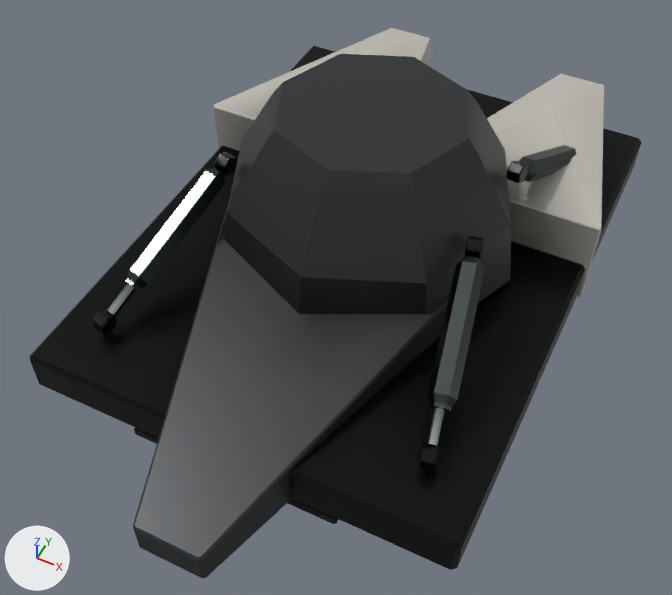
The glTF model assets/export/models/frame.foot.glb: old version first, new version second.
The view is the same before and after, from a camera (50 mm lens) standing at (1.32, -2.99, 2.94) and looking at (0.01, -0.38, -0.32). Every picture has the same lights, and +X, +Y and +Z are marked at lower left. The first picture is the older version.

The older version as bpy lines, for what is in view:
```python
ob_mesh_0 = bpy.data.objects.new('Mesh_0', me_mesh_0)
ob_mesh_0.location = (0.0, 0.0, 0.0)
```
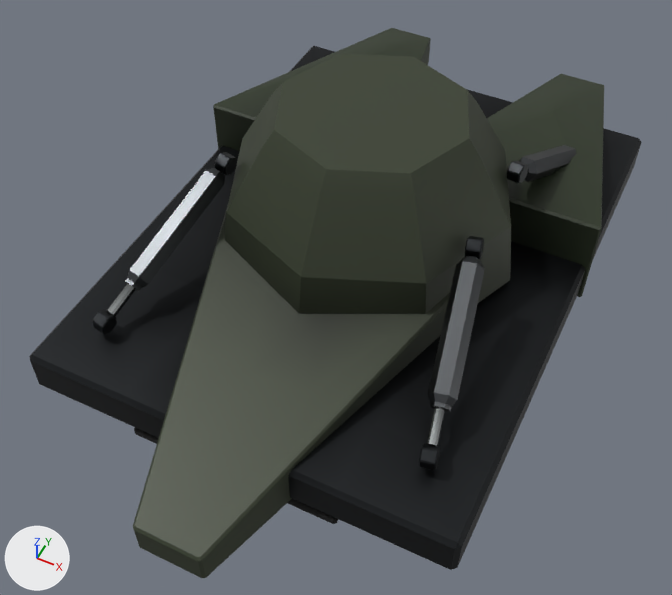
Boxes [x1, y1, x2, y2] around the edits, measured in the pictures (672 x 595 px):
'Mesh_0', surface changed
    both: [30, 28, 607, 563]

What changed in the scene script:
```text
Change mat_armor:
    where n2 = _N.new('ShaderNodeMix'); n2.name = 'Mix'
    n2.inputs[7].default_value: (0.57, 0.554, 0.492, 1.0) -> (0.0245, 0.0363, 0.0153, 1.0)  # 'B', light grey #c7c4ba -> 'B', dark green #2b3621
Change mat_metal:
    where n0 = _N.new('ShaderNodeBsdfPrincipled'); n0.name = 'Principled BSDF'
    n0.inputs[2].default_value: 0.28 -> 0.38  # 'Roughness'
```
